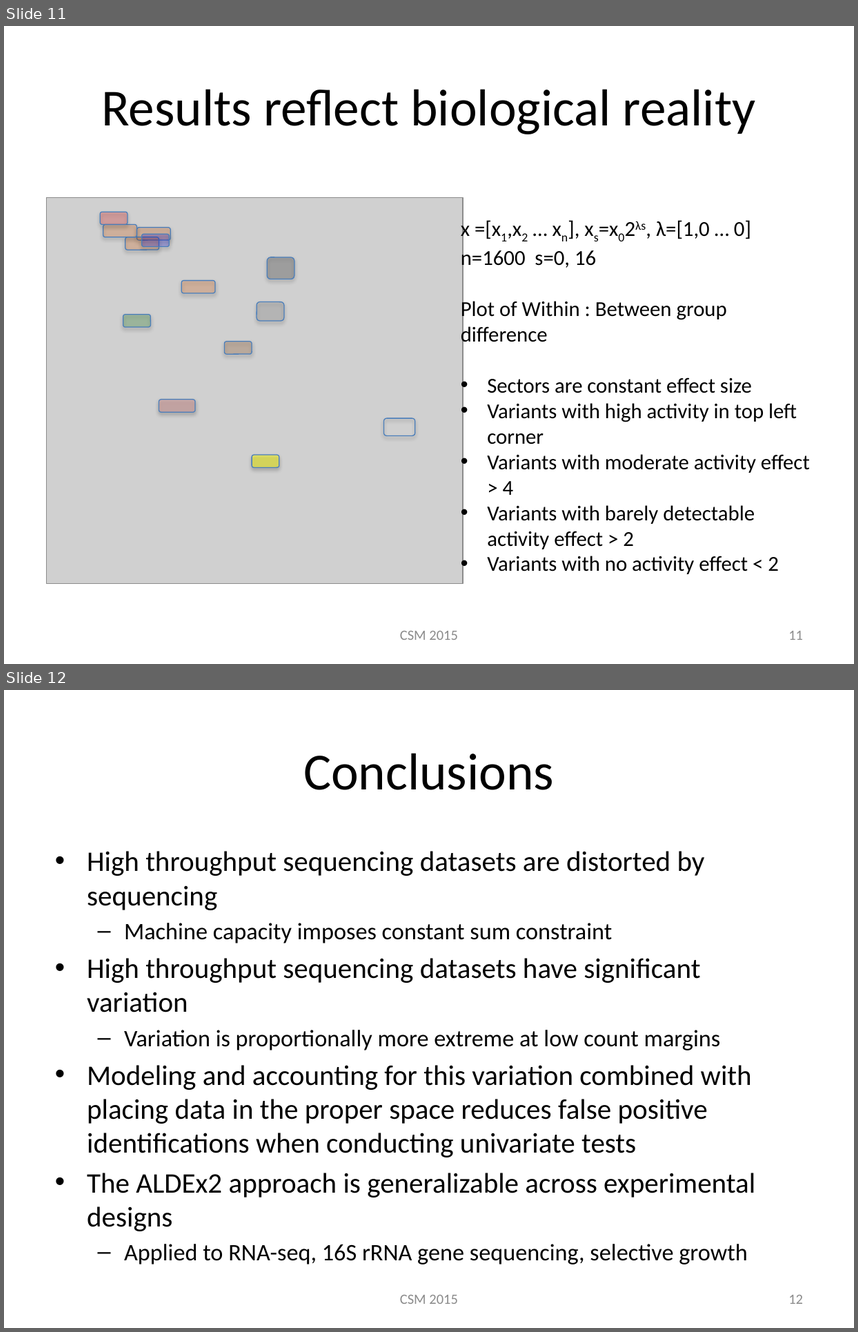
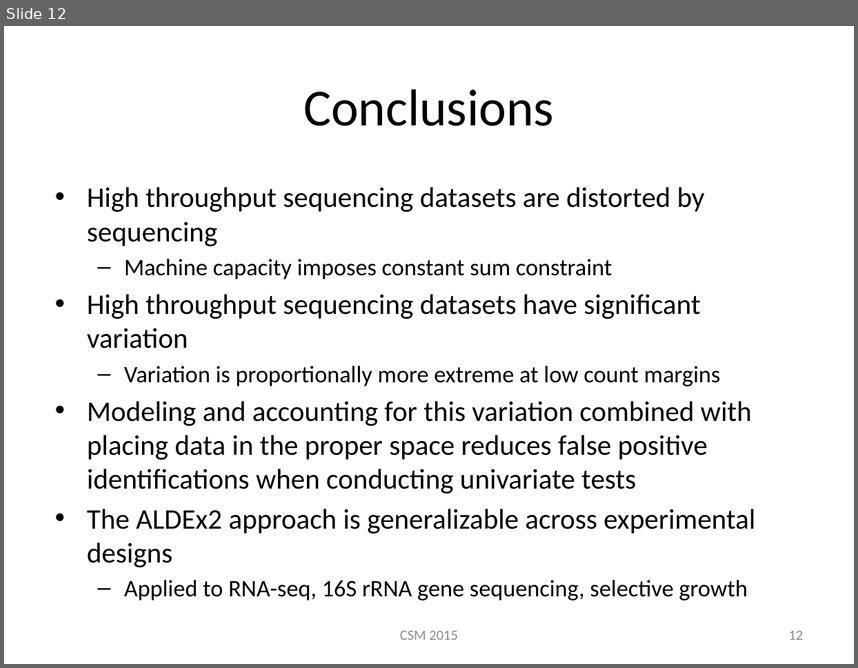
Before and after one commit to ggloor/compositions, a slide deck: CSM_2015_r.pptx. Shown one above the other, each under a label of ours: slides 11 and 12 before the commit, slide 12 after it. The pictures are 858x1332 and 858x668 pixels, drawn with LibreOffice and Linux fonts; fonts in the diff are those of the drawing; grey boxes stand for pictures. Boxes give left, top, right and bottom in pixels: in the first picture for what was removed or moved away, otherwise in the second. Text is boxed around its words. In the diff, an @@ line names an element or a change of style, - is before the commit and + after.

```diff
--- a/CSM_2015_r.pptx
+++ b/CSM_2015_r.pptx
@@ slide 11 removed at <box>4,26,854,664</box>, background #FFFFFF @@
@@ title removed at <box>101,89,755,134</box> @@
-Results reflect biological reality
@@ picture removed at <box>47,198,463,584</box> @@
@@ rounded rectangle removed at <box>100,212,128,225</box> @@
@@ rounded rectangle removed at <box>103,224,137,237</box> @@
@@ rounded rectangle removed at <box>136,227,170,240</box> @@
@@ text removed at <box>461,218,810,574</box> @@
-x =[x1,x2 … xn], xs=x02λs, λ=[1,0 … 0]
-n=1600 s=0, 16
-Plot of Within : Between group difference
-• Sectors are constant effect size
-• Variants with high activity in top left corner
-• Variants with moderate activity effect > 4
-• Variants with barely detectable activity effect > 2
-• Variants with no activity effect < 2
@@ rounded rectangle removed at <box>125,237,159,250</box> @@
@@ rounded rectangle removed at <box>142,234,169,247</box> @@
@@ rounded rectangle removed at <box>267,257,294,279</box> @@
@@ rounded rectangle removed at <box>181,280,216,293</box> @@
@@ rounded rectangle removed at <box>123,314,150,327</box> @@
@@ rounded rectangle removed at <box>257,301,283,320</box> @@
@@ rounded rectangle removed at <box>224,341,252,354</box> @@
@@ rounded rectangle removed at <box>159,399,195,412</box> @@
@@ rounded rectangle removed at <box>384,418,415,436</box> @@
@@ rounded rectangle removed at <box>252,454,279,467</box> @@
@@ text removed at <box>400,630,458,639</box> @@
-CSM 2015
@@ page number removed at <box>789,630,803,639</box> @@
-11
```
Also in this commit, not shown: 3 slides changed, 2 slides added.
